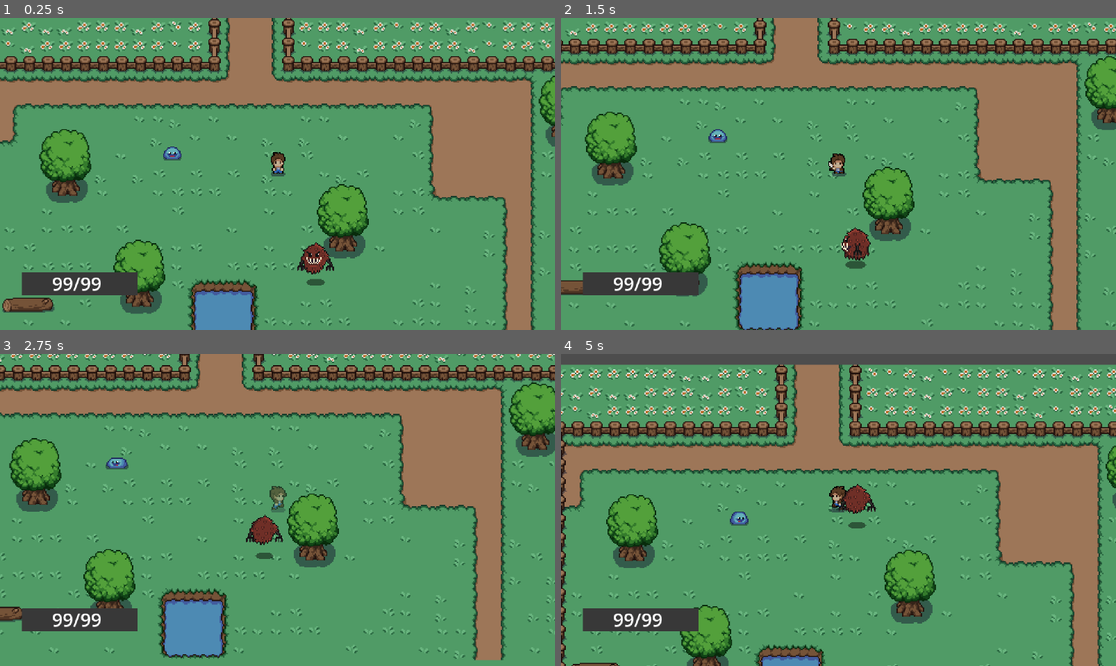
Above: before the commit, frames 1-4 (two rows, left to right).
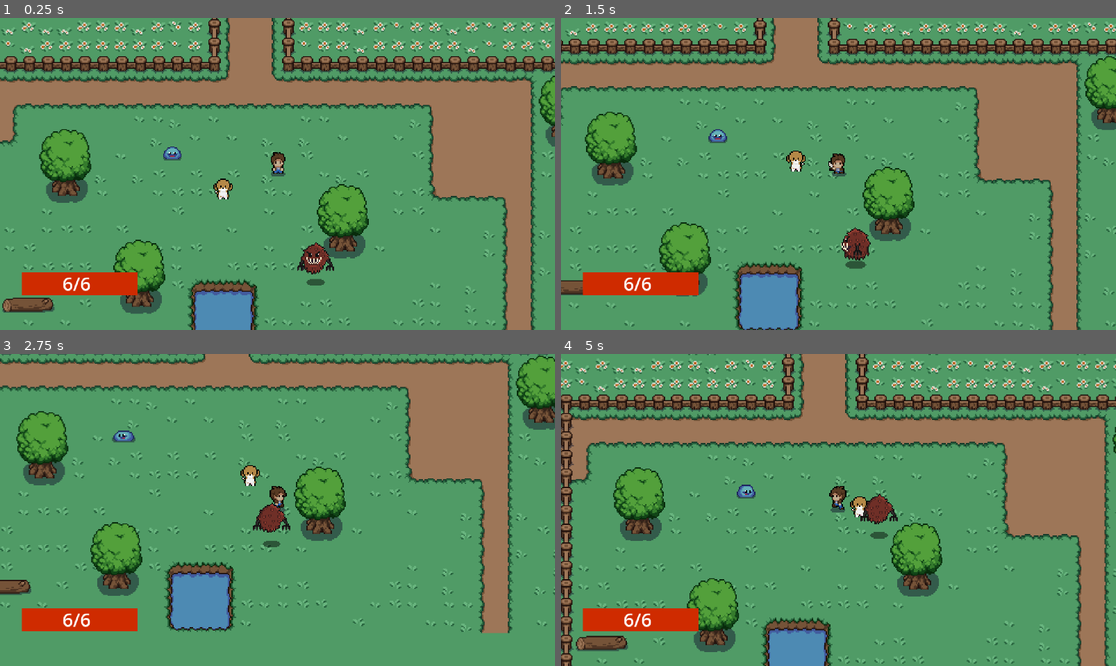
Above: after the commit, the same moments.

Repository: Blazin-2180/mysticforest
Game: Godot game, scene res://Scenes/Areas/area_1.tscn
Two runs of this game, one before a commit and one after it. Both use one fixed random seed, a clock stepped at 60 frames per second and the inputs below.
Inputs (mouse positions are in pixels of both pictures, inside the frame that each line leads up to):
- Up to frame 1 (0.25 s): no input
- Up to frame 2 (1.5 s): move the mouse to (960, 158) at 0.52 s; press the mouse at (960, 158) at 0.53 s; hold D (right) 0.53-1.28 s; move the mouse to (727, 189) at 1.27 s; release the mouse at (727, 189) at 1.28 s; hold S (down) from 1.28 s (still down); click (727, 189) at 1.35 s
- Up to frame 3 (2.75 s): move the mouse to (333, 441) at 2.02 s; release S (down) at 2.03 s; press the mouse at (333, 441) at 2.03 s; hold D (right) from 2.03 s (still down)
- Up to frame 4 (5 s): move the mouse to (810, 572) at 2.77 s; release D (right) at 2.78 s; release the mouse at (810, 572) at 2.78 s; hold W (up) 2.78-3.53 s; click (810, 572) at 2.85 s; move the mouse to (1005, 556) at 3.52 s; press the mouse at (1005, 556) at 3.53 s; hold A (left) from 3.53 s (still down); move the mouse to (672, 463) at 4.27 s; release the mouse at (672, 463) at 4.28 s; click (672, 463) at 4.35 s

The runs differ from the first frame. In frame 1, 1.7% of the frame differs, in the area x 3-42%, y 51-89%; in frame 2, 1.7%; in frame 3, 38%; in frame 4, 48%, in the area x 0-100%, y 0-100%.
Error after the commit: Invalid assignment of property or key 'value' with value of type 'int' on a base object of type 'null instance'. (res://Globals/player_hud.gd:8)

Commit message:
Update 1 - 02/10
Health bar still an issue.

Diff:
--- a/GUI/Player_HUD/player_hud.tscn
+++ b/GUI/Player_HUD/player_hud.tscn
@@ -1,4 +1,6 @@
-[gd_scene load_steps=3 format=3 uid="uid://b2dsmm14jobve"]
+[gd_scene load_steps=4 format=3 uid="uid://b2dsmm14jobve"]
+
+[ext_resource type="Script" uid="uid://bsnsaia4q1dws" path="res://Globals/player_hud.gd" id="1_xhte5"]
 
 [sub_resource type="StyleBoxFlat" id="StyleBoxFlat_2hai4"]
 bg_color = Color(0.21950099, 0.21950105, 0.21950087, 1)
@@ -7,6 +9,7 @@
 bg_color = Color(0.81263417, 0.16849923, 0, 1)
 
 [node name="PlayerHUD" type="CanvasLayer"]
+script = ExtResource("1_xhte5")
 
 [node name="Control" type="Control" parent="."]
 layout_mode = 3
--- a/Globals/global_player_manager.gd
+++ b/Globals/global_player_manager.gd
@@ -1,3 +1,9 @@
 extends Node
 
 var player : Player
+var health_points : int = 6
+var max_health_points : int = 6
+
+func _ready() -> void:
+	#PlayerHud.update_health_points()
+	pass
--- /dev/null
+++ b/Globals/player_hud.gd
@@ -0,0 +1,17 @@
+extends CanvasLayer
+
+@onready var health_bar: ProgressBar = $Control/HealthBar
+@onready var hp_label: Label = $Control/HealthBar/HealthPoints
+
+# Called when the node enters the scene tree for the first time.
+func _ready() -> void:
+	health_bar.value = GlobalPlayerManager.health_points
+	hp_label.text = str(GlobalPlayerManager.health_points, "/", GlobalPlayerManager.max_health_points)
+	pass # Replace with function body.
+
+func _process(_delta: float) -> void:
+	pass
+
+#func update_health_points ( delta : int) -> void :
+	#health_bar.value = GlobalPlayerManager.health_points
+	#pass
--- a/Scenes/Areas/area_1.tscn
+++ b/Scenes/Areas/area_1.tscn
@@ -644,6 +644,11 @@
 y_sort_enabled = true
 position = Vector2(255, 151)
 
+[node name="Bonbon" parent="." instance=ExtResource("12_jvt31")]
+z_as_relative = false
+y_sort_enabled = true
+position = Vector2(204, 175)
+
 [node name="Slime" parent="." instance=ExtResource("9_di6ls")]
 z_index = 4
 z_as_relative = false
@@ -662,12 +667,6 @@
 tile_map_data = PackedByteArray("AAAdABAABAADAAEAAAAeABEAAwAAAAAAAAAfABEAAwAAAAAAAAAgABIAAwAAAAAAAAAcAA8ABAABAAEAAAAcAB …(52208 unchanged characters)…
 tile_set = SubResource("TileSet_5p0fg")
 
-[node name="Bonbon" parent="." instance=ExtResource("12_jvt31")]
-visible = false
-z_as_relative = false
-y_sort_enabled = true
-position = Vector2(227, 148)
-
 [node name="AngryFloof" parent="." instance=ExtResource("13_krnxw")]
 z_as_relative = false
 y_sort_enabled = true
--- a/Scenes/Bonbon/bonbon.tscn
+++ b/Scenes/Bonbon/bonbon.tscn
@@ -1,7 +1,8 @@
-[gd_scene load_steps=7 format=3 uid="uid://w4wsau01imdh"]
+[gd_scene load_steps=9 format=3 uid="uid://w4wsau01imdh"]
 
 [ext_resource type="Script" uid="uid://bq44bkm2ypj4" path="res://Scripts/Bonbon/bonbon.gd" id="1_gyb0e"]
 [ext_resource type="Texture2D" uid="uid://cpofbuwwsvqf4" path="res://Sprites/characters/Bonbon2D.png" id="2_gkg5h"]
+[ext_resource type="Script" uid="uid://be7u36jqs6ewc" path="res://Scripts/follow_component.gd" id="3_gkg5h"]
 
 [sub_resource type="CircleShape2D" id="CircleShape2D_5xsa5"]
 radius = 6.0
@@ -44,17 +45,20 @@
 &"idle_down": SubResource("Animation_1fi7f")
 }
 
+[sub_resource type="CircleShape2D" id="CircleShape2D_gyb0e"]
+radius = 51.009804
+
 [node name="Bonbon" type="CharacterBody2D"]
 collision_layer = 2
-collision_mask = 192
+collision_mask = 193
 script = ExtResource("1_gyb0e")
 
 [node name="BonbonCollision" type="CollisionShape2D" parent="."]
-position = Vector2(-1, -5)
+position = Vector2(0, -5)
 shape = SubResource("CircleShape2D_5xsa5")
 
 [node name="BonbonSprite" type="Sprite2D" parent="."]
-position = Vector2(-2, -9)
+position = Vector2(0, -9)
 texture = ExtResource("2_gkg5h")
 hframes = 5
 
@@ -64,3 +68,17 @@
 &"": SubResource("AnimationLibrary_sefvo")
 }
 autoplay = "idle_down"
+
+[node name="FollowComponent" type="Node" parent="."]
+script = ExtResource("3_gkg5h")
+
+[node name="FollowArea" type="Area2D" parent="."]
+collision_layer = 0
+
+[node name="CollisionShape2D" type="CollisionShape2D" parent="FollowArea"]
+position = Vector2(0, -21)
+shape = SubResource("CircleShape2D_gyb0e")
+debug_color = Color(0.61086506, 0.5322444, 0.2444644, 0.41960785)
+
+[connection signal="body_entered" from="FollowArea" to="FollowComponent" method="_on_follow_area_body_entered"]
+[connection signal="body_exited" from="FollowArea" to="FollowComponent" method="_on_follow_area_body_exited"]
--- a/Scenes/Enemies/angry_floof.tscn
+++ b/Scenes/Enemies/angry_floof.tscn
@@ -441,10 +441,14 @@
 radius = 51.009804
 
 [node name="AngryFloof" type="CharacterBody2D"]
+y_sort_enabled = true
 collision_layer = 64
-collision_mask = 3
+collision_mask = 195
 script = ExtResource("1_wohw0")
+enemy_name = "Angry Floof"
 health_points = 5
+experience_points = 2
+aggressive = true
 
 [node name="HurtBox" parent="." instance=ExtResource("1_ggggf")]
 position = Vector2(0, -14)
--- a/Scenes/Enemies/slime.tscn
+++ b/Scenes/Enemies/slime.tscn
@@ -412,9 +412,10 @@
 [node name="Slime" type="CharacterBody2D"]
 y_sort_enabled = true
 collision_layer = 64
-collision_mask = 129
+collision_mask = 131
 motion_mode = 1
 script = ExtResource("1_5gljc")
+enemy_name = "Slime"
 
 [node name="HurtBox" parent="." instance=ExtResource("9_psnrq")]
 
--- a/Scenes/Player/player.tscn
+++ b/Scenes/Player/player.tscn
@@ -307,7 +307,7 @@
 radius = 9.0
 
 [sub_resource type="CircleShape2D" id="CircleShape2D_f1ek2"]
-radius = 4.0
+radius = 5.0
 
 [sub_resource type="Animation" id="Animation_ks1b7"]
 length = 0.001
--- a/Scripts/Enemies/enemy.gd
+++ b/Scripts/Enemies/enemy.gd
@@ -7,7 +7,11 @@
 const DIR_4 = [ Vector2.RIGHT, Vector2.DOWN, Vector2.LEFT, Vector2.UP ]
 
 # Set enemy HP
+@export var enemy_name : String = "Enemy"
 @export var health_points : int = 3
+@export var level : int = 1
+@export var experience_points : int = 1
+@export var aggressive : bool = false
 
 var cardinal_direction : Vector2 = Vector2.DOWN
 var direction : Vector2 = Vector2.ZERO
@@ -17,13 +21,13 @@
 @onready var animation_player : AnimationPlayer = $EnemyAnimations
 @onready var sprite : Sprite2D = $EnemySprite
 @onready var hit_box: HitBox = $HitBox
-#@onready var hurt_box: HurtBox = $HurtBox
 @onready var enemy_state_machine: Node = $EnemyStateMachine
 
 func _ready() -> void:
 	enemy_state_machine.inititalise ( self )
 	player = GlobalPlayerManager.player
 	hit_box.damaged.connect( _take_damage )
+	experience_points = level * 2
 	pass
 
 func _process ( _delta : float ) -> void:
--- a/Scripts/Player/player.gd
+++ b/Scripts/Player/player.gd
@@ -1,5 +1,4 @@
 class_name Player extends CharacterBody2D
-
 
 const SPEED = 300.0
 const JUMP_VELOCITY = -400.0
@@ -10,14 +9,21 @@
 @onready var hit_box : HitBox = $Interactions/HitBox
 @onready var player_sprite : Sprite2D = $Player_Sprite
 @onready var state_machine : PlayerStateMachine = $StateMachine
-@onready var health_bar: ProgressBar = $Control/HealthBar
-@onready var hp_label: Label = $Control/HealthBar/HealthPoints
+#@onready var health_bar: ProgressBar = $Control/HealthBar
+#@onready var hp_label: Label = $Control/HealthBar/HealthPoints
+
+@export var character_name : String = "Cob"
+@export var level : int = 1
+@export var attack : int = 1
+@export var defence : int = 1
+@export var movement_speed : int = 400
 
 var direction : Vector2 = Vector2.ZERO
 var cardinal_direction : Vector2 = Vector2.DOWN
 var invulnerable = false
-var health_points : int = 6
-var max_health_points : int = 6
+#var health_points : int = 6
+#var max_health_points : int = 6
+var experience : float = 0.0
 
 signal direction_changed ( new_direction : Vector2 )
 signal player_damaged ( hurt_box : HurtBox )
@@ -26,7 +32,7 @@
 	GlobalPlayerManager.player = self
 	state_machine.initialise ( self )
 	hit_box.damaged.connect ( take_damage )
-	update_health_points(99)
+	GlobalPlayerManager.update_health_points(99)
 	pass
 
 func _process( _delta : float ) -> void:
@@ -70,23 +76,23 @@
 func take_damage ( hurt_box : HurtBox ) -> void :
 	if invulnerable == true :
 		return
-	update_health_points( -hurt_box.damage )
+	GlobalPlayerManager.update_health_points( -hurt_box.damage )
 
-	if health_points > 0 :
+	if GlobalPlayerManager.health_points > 0 :
 		player_damaged.emit ( hurt_box )
 	else :
 		player_damaged.emit ( hurt_box )
-		update_health_points ( 99 )
+		GlobalPlayerManager.update_health_points ( 99 )
 	pass
 
-func update_health_points ( delta : int) -> void :
-	health_points = clampi ( health_points + delta, 0, max_health_points )
-	# Update the health bar
-	#health_bar.value = health_points
-	#hp_label.text = str(health_points, "/", max_health_points)
-	#Debug
-	print("Player : ", health_points)
-	pass
+#func update_health_points ( delta : int) -> void :
+	#health_points = clampi ( health_points + delta, 0, max_health_points )
+	## Update the health bar
+	##health_bar.value = health_points
+	##hp_label.text = str(health_points, "/", max_health_points)
+	##Debug
+	#print("Player : ", health_points)
+	#pass
 
 func make_invulnerable ( _duration : float = 1.0 ) -> void :
 	invulnerable = true
--- /dev/null
+++ b/Scripts/Player/player_hud.gd
@@ -0,0 +1 @@
+extends CanvasLayer
--- a/Scripts/follow_component.gd
+++ b/Scripts/follow_component.gd
@@ -4,9 +4,9 @@
 var damaged : HurtBox
 var start_position
 var target : Player
+var bonbon : Bonbon
 
 @onready var parent = get_parent()
-
 
 func _ready () -> void:
 	#damaged.died.connect(disable)
@@ -33,7 +33,6 @@
 	if body is Player :
 		target = body
 
-
 func _on_follow_area_body_exited(body: Node2D) -> void:
 	if body == target :
 		target = null
--- a/health_ui.gd
+++ /dev/null
@@ -1,6 +0,0 @@
-class_name HealthBar extends Control
-
-@export var player : Player
-
-@onready var health_bar: TextureProgressBar = $HealthBar
-@onready var health_label: Label = $HealthBar/Health
--- a/project.godot
+++ b/project.godot
@@ -19,6 +19,7 @@
 
 GlobalLevelManager="*res://Globals/global_level_manager.gd"
 GlobalPlayerManager="*res://Globals/global_player_manager.gd"
+PlayerHud="*res://Globals/player_hud.gd"
 
 [display]
 
Not shown, added: Globals/player_hud.gd.uid
Not shown, added: Scripts/Player/player_hud.gd.uid
Not shown, removed: health_ui.gd.uid
